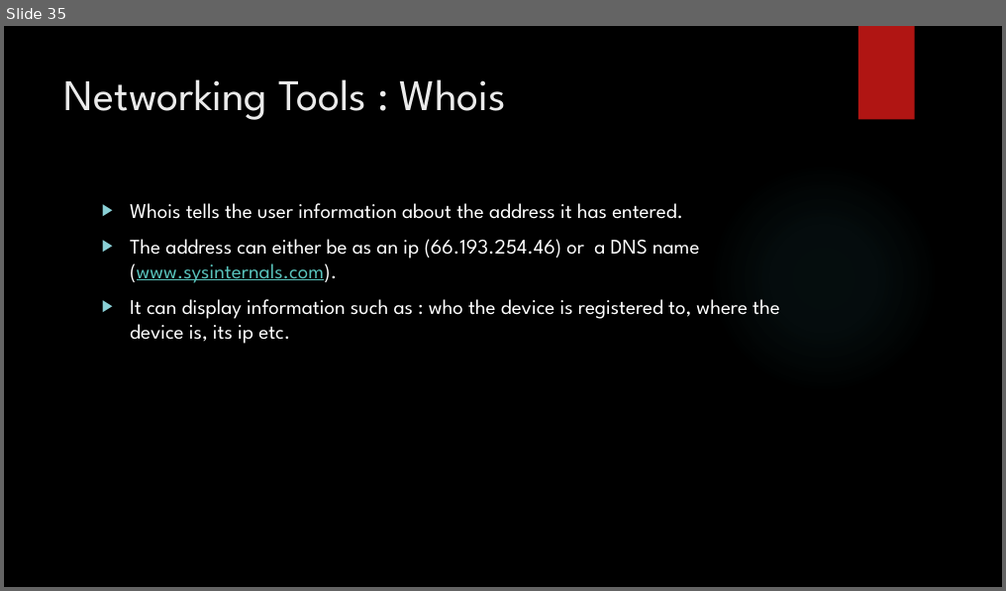
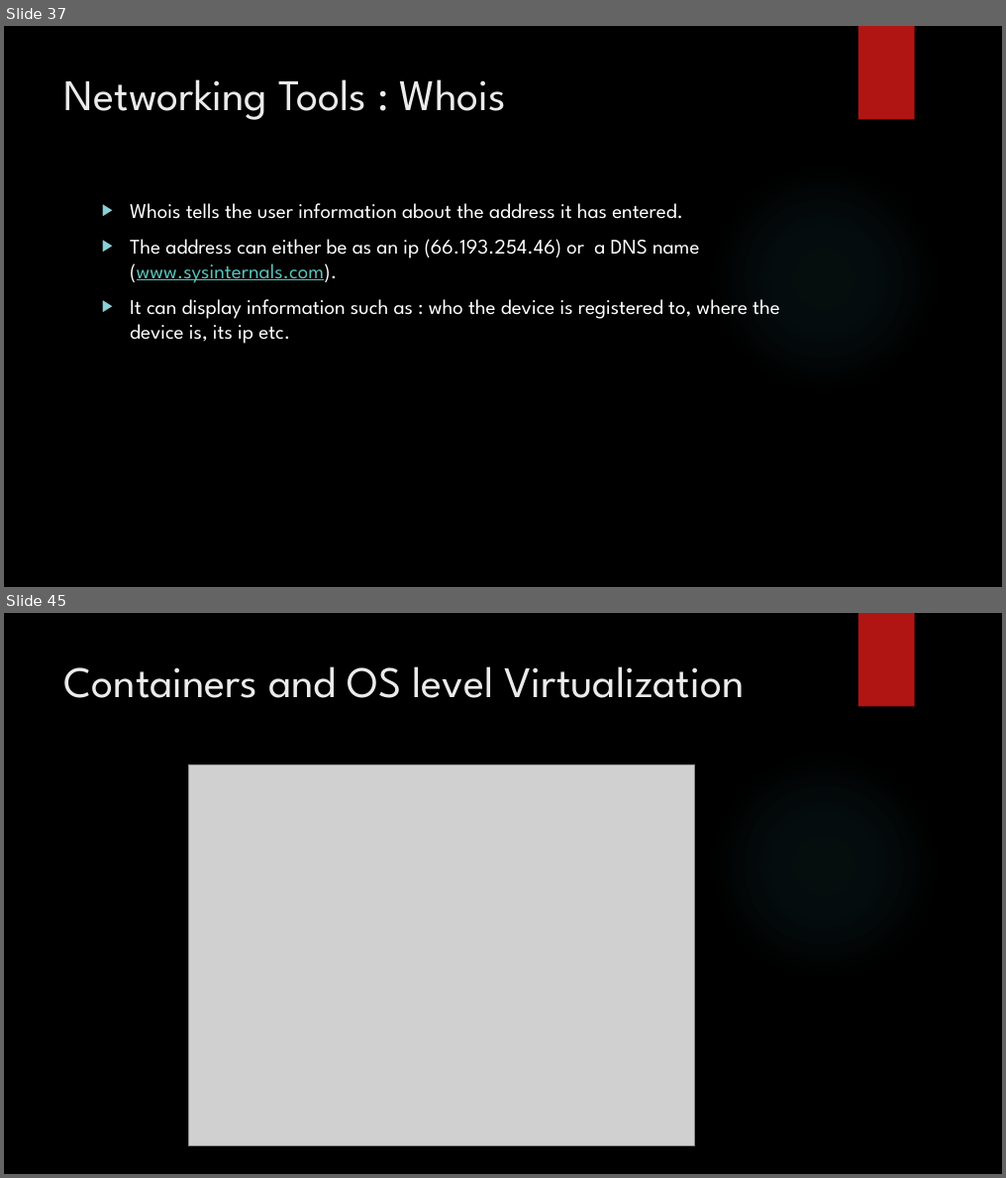
Before and after one commit to SimonLight001/College, a slide deck: Unit 5/Assignment 1/Unit 5 presentation for P1,2,3,M1.pptx. Shown one above the other, each under a label of ours: slide 35 before the commit, slides 37 and 45 after it; the slides between them are not shown. The pictures are 1006x591 and 1006x1178 pixels, drawn with LibreOffice and Linux fonts; fonts in the diff are those of the drawing; grey boxes stand for pictures; background and template pictures are left out. Boxes give left, top, right and bottom in pixels: in the first picture for what was removed or moved away, otherwise in the second. Text is boxed around its words. In the diff, an @@ line names an element or a change of style, - is before the commit and + after.

```diff
--- a/Unit 5/Assignment 1/Unit 5 presentation for P1,2,3,M1.pptx
+++ b/Unit 5/Assignment 1/Unit 5 presentation for P1,2,3,M1.pptx
@@ slide 45 added at box(4, 613, 1002, 1174), background picture (left out); not listed: 2 template elements that a slide beside it also shows @@
@@ title added at box(64, 666, 744, 698), 42 pt, text #EBEBEB @@
+Containers and OS level Virtualization
@@ picture added at box(189, 765, 694, 1146) @@
@@ what was slide 35 is now slide 37 @@
```
Also in this commit, not shown: 3 slides changed, 10 other slides added, 5 slides removed, 21 other files.
